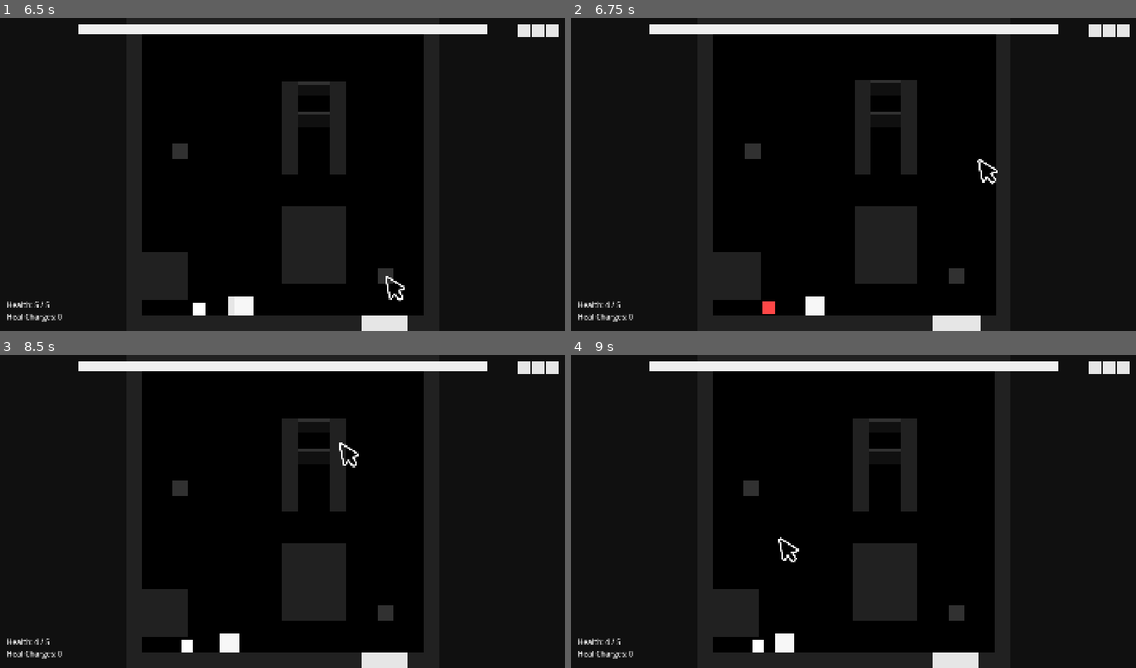
Above: before the commit, frames 1-4 (two rows, left to right).
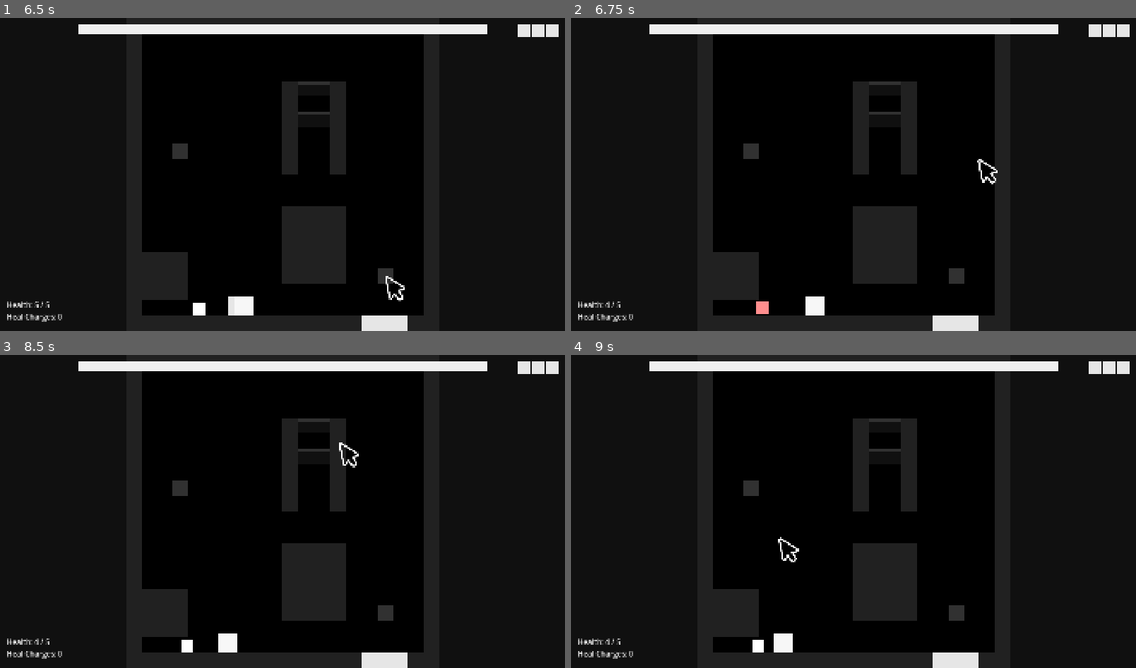
Above: after the commit, the same moments.

Repository: stevencasteel/Box-Battle
Game: Godot game, scene res://src/scenes/main/main.tscn
The game is run twice, just before and just after one commit, with the same random seed, the same clock (stepped at 60 frames per second) and the same inputs. The engine's default icon, where the game draws it, is replaced by a stand-in: a white triangle on a blue panel in a dark square.
Inputs (mouse positions are in pixels of both pictures, inside the frame that each line leads up to):
- Up to frame 1 (6.5 s): tap Enter (ui_accept) at 0.5, 1.25, 3.77 s; drag from (282, 130) to (339, 105) at 0.52 s; drag from (169, 190) to (254, 237) at 1.27 s; move the mouse to (339, 105) at 2.02 s; hold Right (ui_right) 2.03-2.75 s; tap Ctrl at 2.1 s; drag from (254, 237) to (299, 309) at 2.77 s; move the mouse to (452, 221) at 3.52 s; hold Left (ui_left) 3.53-4.25 s; tap Alt at 3.6 s; drag from (113, 127) to (197, 309) at 4.27 s; move the mouse to (310, 174) at 5.02 s; hold Down (ui_down) 5.03-5.75 s; hold Shift 5.03-5.75 s; click (310, 174) at 5.17 s; drag from (197, 96) to (384, 274) at 5.77 s
- Up to frame 2 (6.75 s): move the mouse to (977, 158) at 6.52 s; hold Up (ui_up) from 6.53 s (still down); tap Ctrl at 6.6 s
- Up to frame 3 (8.5 s): tap Enter (ui_accept) at 6.77 s; release Up (ui_up) at 7.25 s; drag from (169, 527) to (254, 574) at 7.27 s; move the mouse to (339, 442) at 8.02 s; hold Down (ui_down) from 8.03 s (still down); tap Alt at 8.1 s
- Up to frame 4 (9 s): release Down (ui_down) at 8.75 s; drag from (825, 574) to (684, 464) at 8.77 s

Frame 1 is identical in both runs. In frame 2, 0.8% of the frame differs, in the area x 30-76%, y 5-100%; in frame 3, less than 0.1%; in frame 4, less than 0.1%.

Commit message:
refactor(fx): Integrate data-driven shader system into entities
This commit completes the full integration of the new "FX Cookbook" architecture, migrating the hit-flash visual effect from a hardcoded implementation to a fully data-driven and component-based system.

The primary goals of this refactor were to decouple visual feedback from game logic and to establish a scalable pattern for all future shader-based effects, in line with the SOLID principles outlined in the project's architectural documents.

Key Changes:

1.  **Refactored `FXComponent`:**
    -   The component has been transformed from a single-purpose script into a generic "effect player." It now features a public `play_effect(effect: ShaderEffect)` method that can execute any valid `ShaderEffect` resource.
    -   All hardcoded logic related to the hit-flash (tweens, material properties) has been removed and is now driven by the data contained within the provided `ShaderEffect` resource.

2.  **Implemented Signal-Based Triggering:**
    -   A critical bug was resolved where the hit-flash was not appearing during gameplay. The root cause was a missing signal connection.
    -   The `FXComponent`'s `setup` method now correctly accepts a `HealthComponent` dependency and subscribes to its `took_damage` signal. This ensures that the component automatically plays its default effect in response to damage, fully decoupling the FX system from the health system.

3.  **Enforced Owner-Driven Dependency Injection:**
    -   The `Player`, `BaseBoss`, and `Turret` scripts now act as the "owners" of their `FXComponent`.
    -   Each entity preloads the appropriate `ShaderEffect` resource (`entity_hit_flash_effect.tres`) and injects it as a dependency into its `FXComponent` during the `setup` phase.

This completes the foundational work for the visual effects system. The architecture is now robust, extensible, and verified in both an isolated testbed and the live game loop.

Diff:
--- a/materials/entity_hit_flash_material.tres
+++ b/materials/entity_hit_flash_material.tres
@@ -4,5 +4,5 @@
 
 [resource]
 shader = ExtResource("1_shader")
-shader_parameter/intensity = 0.0
+shader_parameter/fx_progress = 0.0
 shader_parameter/tint_color = Color(1, 0, 0, 1)
--- a/shaders/entity/red_hit_flash_test.gdshader
+++ b/shaders/entity/red_hit_flash_test.gdshader
@@ -2,11 +2,15 @@
 shader_type canvas_item;
 
 uniform vec4 tint_color : source_color = vec4(1.0, 0.0, 0.0, 1.0);
-uniform float intensity : hint_range(0.0, 1.0);
+// The effect's progress, from 0.0 (start) to 1.0 (end).
+uniform float fx_progress : hint_range(0.0, 1.0);
 
 void fragment() {
     // Get the base color from the ColorRect
     vec4 original_color = COLOR;
+
+    // As fx_progress goes from 0 to 1, intensity goes from 1 to 0.
+    float intensity = 1.0 - fx_progress;
 
     // Mix the original color with the tint color
     vec3 mixed_rgb = mix(original_color.rgb, tint_color.rgb, intensity);
--- a/src/entities/boss/base_boss.gd
+++ b/src/entities/boss/base_boss.gd
@@ -5,6 +5,7 @@
 
 # --- Constants ---
 const COMBAT_CONFIG = preload("res://src/data/combat_config.tres")
+const HIT_FLASH_EFFECT = preload("res://src/data/effects/entity_hit_flash_effect.tres")
 
 # --- Enums ---
 enum State { IDLE, ATTACK, COOLDOWN, PATROL, LUNGE }
@@ -147,7 +148,7 @@
 
 	var per_component_deps := {
 		state_machine: {"states": states, "initial_state_key": State.COOLDOWN},
-		fx_component: {"visual_node": visual_sprite, "health_component": health_component}
+		fx_component: {"visual_node": visual_sprite, "health_component": health_component, "hit_effect": HIT_FLASH_EFFECT}
 	}
 
 	setup_components(shared_deps, per_component_deps)
--- a/src/entities/components/fx_component.gd
+++ b/src/entities/components/fx_component.gd
@@ -2,29 +2,28 @@
 @tool
 ## A dedicated component for managing all entity-specific visual effects.
 ##
-## CONTRACT: This component requires the following dependencies to be passed
-## into its setup() method:
-##  - "visual_node": A CanvasItem to which the shader will be applied.
-##  - "health_component": A HealthComponent to connect the `took_damage` signal.
+## CONTRACT: This component requires a "visual_node" dependency and optionally
+## accepts a "health_component" to auto-trigger damage effects.
 class_name FXComponent
 extends IComponent
 
-# --- Constants ---
-const HIT_FLASH_SHADER = preload("res://shaders/entity/red_hit_flash_test.gdshader")
+# --- Editor Properties ---
+## An optional, default effect to play on damage. Can be overridden by dependencies.
+@export var default_hit_effect: ShaderEffect
 
 # --- Member Variables ---
 var _owner: Node
 var _visual_node: CanvasItem
+var _health_component: HealthComponent
 var _original_material: Material
-var _hit_flash_material: ShaderMaterial
 var _active_tween: Tween
 
 # A proxy property for the tween to animate.
-var _intensity: float = 0.0:
+var _progress: float = 0.0:
 	set(value):
-		_intensity = value
-		if is_instance_valid(_hit_flash_material):
-			_hit_flash_material.set_shader_parameter("intensity", _intensity)
+		_progress = value
+		if is_instance_valid(_visual_node) and is_instance_valid(_visual_node.material):
+			(_visual_node.material as ShaderMaterial).set_shader_parameter("fx_progress", _progress)
 
 # --- Godot Lifecycle Methods ---
 func _notification(what: int) -> void:
@@ -34,75 +33,66 @@
 func setup(p_owner: Node, p_dependencies: Dictionary = {}) -> void:
 	self._owner = p_owner
 
-	# --- Dependency Validation ---
 	assert(p_dependencies.has("visual_node"), "FXComponent requires a 'visual_node' dependency.")
-	assert(p_dependencies.has("health_component"), "FXComponent requires a 'health_component' dependency.")
-	self._visual_node = p_dependencies.get("visual_node")
-	var health_comp: HealthComponent = p_dependencies.get("health_component")
+	_visual_node = p_dependencies.get("visual_node")
 	assert(is_instance_valid(_visual_node) and _visual_node is CanvasItem, "'visual_node' must be a valid CanvasItem.")
-	assert(is_instance_valid(health_comp) and health_comp is HealthComponent, "'health_component' must be a valid HealthComponent.")
 
-	# --- Initialization ---
-	_hit_flash_material = ShaderMaterial.new()
-	_hit_flash_material.shader = HIT_FLASH_SHADER
+	_original_material = _visual_node.material
 
-	if is_instance_valid(health_comp):
-		health_comp.took_damage.connect(_on_health_component_took_damage)
+	# THE FIX: Accept and connect to the HealthComponent if it's provided.
+	_health_component = p_dependencies.get("health_component", null)
+	if is_instance_valid(_health_component):
+		_health_component.took_damage.connect(_on_owner_took_damage)
+
+	# Allow the owner to inject a specific hit effect, overriding the exported default.
+	var injected_effect = p_dependencies.get("hit_effect", null)
+	if is_instance_valid(injected_effect):
+		default_hit_effect = injected_effect
 
 func teardown() -> void:
 	if is_instance_valid(_active_tween):
 		_active_tween.kill()
 
-	var health_comp: HealthComponent = _owner.get("health_component") if is_instance_valid(_owner) else null
-	if is_instance_valid(health_comp) and health_comp.took_damage.is_connected(_on_health_component_took_damage):
-		health_comp.took_damage.disconnect(_on_health_component_took_damage)
+	# Disconnect the signal if it was connected.
+	if is_instance_valid(_health_component) and _health_component.took_damage.is_connected(_on_owner_took_damage):
+		_health_component.took_damage.disconnect(_on_owner_took_damage)
+
+	if is_instance_valid(_visual_node):
+		_visual_node.material = _original_material
 
 	_visual_node = null
 	_owner = null
+	_health_component = null
 
-# --- Private Methods ---
-func _play_hit_flash() -> void:
-	if not is_instance_valid(_visual_node) or not is_instance_valid(_hit_flash_material):
+# --- Public API ---
+
+## Plays a configured ShaderEffect resource on the visual_node.
+func play_effect(effect: ShaderEffect) -> void:
+	if not is_instance_valid(effect) or not is_instance_valid(effect.material):
+		push_error("FXComponent: play_effect called with an invalid effect or material.")
 		return
 
 	if is_instance_valid(_active_tween):
 		_active_tween.kill()
 
-	_original_material = _visual_node.material
+	var material_instance = effect.material.duplicate(true)
+	_visual_node.material = material_instance
 
-	_visual_node.material = _hit_flash_material
-
-	self._intensity = 1.0
+	self._progress = 0.0
 
 	_active_tween = create_tween()
-	_active_tween.tween_property(self, "_intensity", 0.0, 0.12)
-	_active_tween.finished.connect(_on_flash_finished)
+	_active_tween.tween_property(self, "_progress", 1.0, effect.duration)
+	_active_tween.finished.connect(_on_effect_finished)
 
-func _on_flash_finished() -> void:
+# --- Signal Handlers ---
+
+func _on_owner_took_damage(_damage_info: DamageInfo, _damage_result: DamageResult) -> void:
+	if is_instance_valid(default_hit_effect):
+		play_effect(default_hit_effect)
+	else:
+		push_warning("FXComponent on '%s' received took_damage, but has no default_hit_effect assigned." % [_owner.name])
+
+func _on_effect_finished() -> void:
 	if is_instance_valid(_visual_node):
 		_visual_node.material = _original_material
 	_active_tween = null
-
-# --- Signal Handlers ---
-
-func _on_health_component_took_damage(damage_info: DamageInfo, _damage_result: DamageResult) -> void:
-	_play_hit_flash()
-
-	# The Player and Boss now pass their specific effect resources via their main scripts.
-	var owner_player = _owner as Player
-	if is_instance_valid(owner_player):
-		if is_instance_valid(owner_player.damage_shake_effect):
-			FXManager.request_screen_shake(owner_player.damage_shake_effect)
-		FXManager.request_hit_stop(owner_player.entity_data.config.player_damage_taken_hit_stop_duration)
-		if is_instance_valid(owner_player.hit_spark_effect):
-			FXManager.play_vfx(owner_player.hit_spark_effect, damage_info.impact_position, damage_info.impact_normal)
-
-	var owner_boss = _owner as BaseBoss
-	if is_instance_valid(owner_boss):
-		if is_instance_valid(owner_boss.hit_spark_effect):
-			FXManager.play_vfx(owner_boss.hit_spark_effect, damage_info.impact_position, damage_info.impact_normal)
-
-	var owner_turret = _owner as Turret
-	if is_instance_valid(owner_turret):
-		if is_instance_valid(owner_turret.hit_spark_effect):
-			FXManager.play_vfx(owner_turret.hit_spark_effect, damage_info.impact_position, damage_info.impact_normal)
--- a/src/entities/minions/turret.gd
+++ b/src/entities/minions/turret.gd
@@ -9,6 +9,7 @@
 
 # --- Constants ---
 const COMBAT_CONFIG = preload("res://src/data/combat_config.tres")
+const HIT_FLASH_EFFECT = preload("res://src/data/effects/entity_hit_flash_effect.tres")
 
 # --- Editor Configuration ---
 @export var hit_spark_effect: VFXEffect
@@ -43,7 +44,6 @@
 # --- Public Methods ---
 
 func teardown() -> void:
-	# THE FIX: Standardize teardown to disconnect all signals.
 	if is_instance_valid(health_component):
 		if health_component.died.is_connected(_on_health_component_died):
 			health_component.died.disconnect(_on_health_component_died)
@@ -100,7 +100,7 @@
 
 	var per_component_deps := {
 		state_machine: {"states": states, "initial_state_key": State.IDLE},
-		fx_component: {"visual_node": visual, "health_component": health_component}
+		fx_component: {"visual_node": visual, "health_component": health_component, "hit_effect": HIT_FLASH_EFFECT}
 	}
 
 	setup_components(shared_deps, per_component_deps)
--- a/src/entities/player/player.gd
+++ b/src/entities/player/player.gd
@@ -14,6 +14,7 @@
 const ACTION_ALLOWED_STATES = [State.MOVE, State.FALL, State.JUMP, State.WALL_SLIDE]
 const CombatUtilsScript = preload(AssetPaths.SCRIPT_COMBAT_UTILS)
 const COMBAT_CONFIG = preload("res://src/data/combat_config.tres")
+const HIT_FLASH_EFFECT = preload("res://src/data/effects/entity_hit_flash_effect.tres")
 
 # --- Editor Properties ---
 @export_group("Juice & Feedback")
@@ -54,6 +55,7 @@
 	_connect_signals()
 
 	visual_sprite.color = Palette.COLOR_PLAYER
+	# TODO: This is a temporary fix to initialize the UI. Should be event driven.
 	resource_component.on_damage_dealt()
 	entity_data.determination_counter = 0
 
@@ -63,6 +65,7 @@
 # --- Public Methods ---
 
 func teardown() -> void:
+	# Disconnect signals that THIS script is listening to.
 	if is_instance_valid(health_component):
 		if health_component.health_changed.is_connected(_on_health_component_health_changed):
 			health_component.health_changed.disconnect(_on_health_component_health_changed)
@@ -127,7 +130,7 @@
 		state_machine: {"states": states, "initial_state_key": State.FALL},
 		input_component: {"state_machine": state_machine},
 		ability_component: {"state_machine": state_machine, "input_component": input_component},
-		fx_component: {"visual_node": visual_sprite}
+		fx_component: {"visual_node": visual_sprite, "health_component": health_component, "hit_effect": HIT_FLASH_EFFECT}
 	}
 
 	setup_components(shared_deps, per_component_deps)
--- a/tools/fx_playground.gd
+++ b/tools/fx_playground.gd
@@ -2,43 +2,22 @@
 @tool
 extends Control
 
-# This is now exported as our custom type. Godot's loader handles everything.
 @export var _hit_flash_effect: ShaderEffect
 
 @onready var test_subject: ColorRect = %TestSubject
+@onready var fx_component: FXComponent = %TestSubject/FXComponent
 
-var _active_tween: Tween
-
-# A proxy property for the tween to animate.
-var _intensity: float = 0.0:
-	set(value):
-		_intensity = value
-		if is_instance_valid(test_subject) and is_instance_valid(test_subject.material):
-			test_subject.material.set_shader_parameter("intensity", _intensity)
+func _ready() -> void:
+	if not Engine.is_editor_hint():
+		# In a real game, the entity owner (Player, Boss) would do this.
+		# Here, the playground itself is the owner.
+		fx_component.setup(test_subject, {"visual_node": test_subject})
 
 func _on_button_pressed() -> void:
 	if not is_instance_valid(_hit_flash_effect):
 		print("ERROR: No ShaderEffect resource assigned or could not be loaded.")
 		return
 
-	_play_effect(_hit_flash_effect)
-
-func _play_effect(effect: ShaderEffect) -> void:
-	if not is_instance_valid(effect.material):
-		push_error("Effect is missing a material.")
-		return
-
-	if is_instance_valid(_active_tween):
-		_active_tween.kill()
-
-	# In a real scenario, FXComponent would manage this. Here, we do it directly.
-	var material_instance = effect.material.duplicate(true)
-	test_subject.material = material_instance
-
-	self._intensity = 1.0
-
-	_active_tween = create_tween()
-	_active_tween.tween_property(self, "_intensity", 0.0, effect.duration)
-	_active_tween.finished.connect(func(): test_subject.material = null)
-
-	print("Played hit-flash effect!") # VERIFICATION
+	# The playground's only job is to tell the component to play the effect.
+	fx_component.play_effect(_hit_flash_effect)
+	print("Requested FXComponent to play hit-flash effect!") # VERIFICATION
--- a/tools/fx_playground.tscn
+++ b/tools/fx_playground.tscn
@@ -1,7 +1,8 @@
-[gd_scene load_steps=3 format=3 uid="uid://dqk48mvhud5cd"]
+[gd_scene load_steps=4 format=3 uid="uid://qfvxrbic3utx"]
 
 [ext_resource type="Script" uid="uid://chl2ii0j6x47a" path="res://tools/fx_playground.gd" id="1_script"]
 [ext_resource type="Resource" path="res://src/data/effects/entity_hit_flash_effect.tres" id="2_effect"]
+[ext_resource type="PackedScene" uid="uid://g7h8jaj0k1l2" path="res://src/entities/components/fx_component.tscn" id="3_fx_component"]
 
 [node name="FXPlayground" type="Control"]
 layout_mode = 3
@@ -36,6 +37,8 @@
 layout_mode = 2
 color = Color(0.8, 0.8, 0.8, 1)
 
+[node name="FXComponent" parent="CenterContainer/TestSubject" instance=ExtResource("3_fx_component")]
+
 [node name="Button" type="Button" parent="."]
 layout_mode = 1
 anchors_preset = 7
Not shown, changed: docs/CHANGELOG.txt
Not shown, changed: docs/all_godot_source_code.txt
